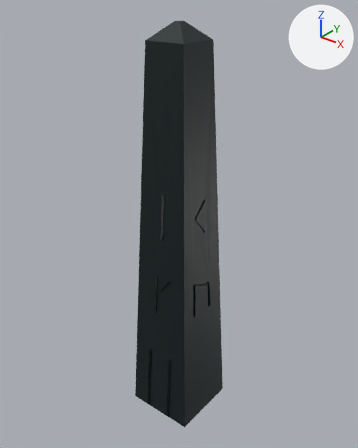
Two versions of the Blender file Assets/Prefabs/Props/BlackObelisk.blend, one commit apart.
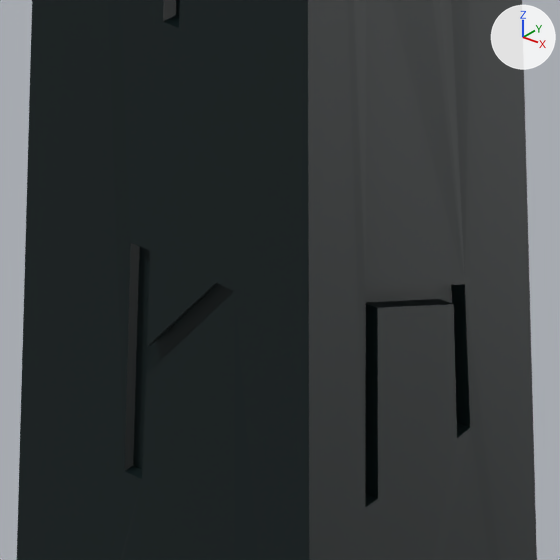
The first picture shows the older version from a 50 mm lens placed at (5.83, -7.54, 6.4), pointed at (-0.29, 0.11, 1.66). The close-ups show both versions on the part from 38% to 63% of the width and 53% to 73% of the height of that picture; other places that the commit changed are outside them. Every picture has the same lights, and +X, +Y and +Z are marked at upper right.
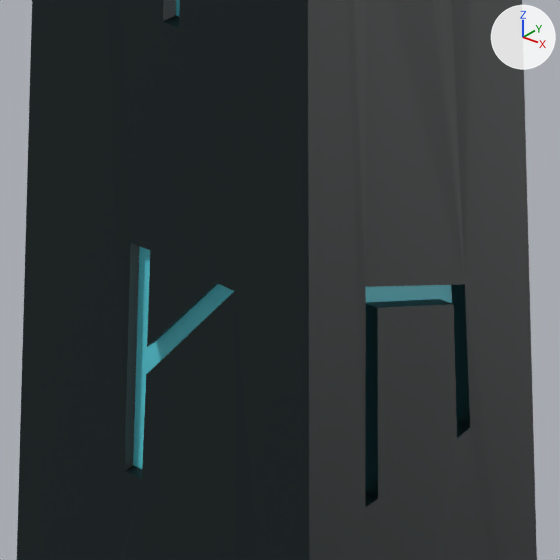
The change, as a diff of the scene's bpy script:
```diff
--- a/Assets/Prefabs/Props/BlackObelisk.blend.py
+++ b/Assets/Prefabs/Props/BlackObelisk.blend.py
@@ mat_material_002 @@
+mat_material_002 = principled_material('Material.002')
+mat_material_002.base_color = (0.116, 0.685, 0.8)  # cyan #60d8e7
@@ me_cube_004 @@
 me_cube_004.from_pydata(...)  # 172 vertices, 112 faces; spans x -0.8..0.8, y -0.8..0.8, z -0.57..1.06
 # used by ob_cube_003; location = (-0.192, 0.0, 0.0); scale = (1.0, 1.0, 5.46)
+# me_cube_004 part 1: 2 of the faces centred in x -0.01..0.03, y -0.61..-0.51, z 0.06..0.38 switch from mat_material_004 (black #031719) to mat_material_002 (cyan #5fd8e7)
+# me_cube_004 part 2: 2 of the faces centred in x 0.54..0.61, y -0.04..-0.01, z 0.02..0.38 switch from mat_material_004 (black #031719) to mat_material_002 (cyan #5fd8e7)
```

Changed parts and their boxes (x1, y1, x2, y2) in the close-ups (560 x 560 px):
part 1 of me_cube_004, recoloured (black to cyan)
    both: (133, 0, 234, 469)
part 2 of me_cube_004, recoloured (black to cyan)
    both: (366, 285, 452, 303)
